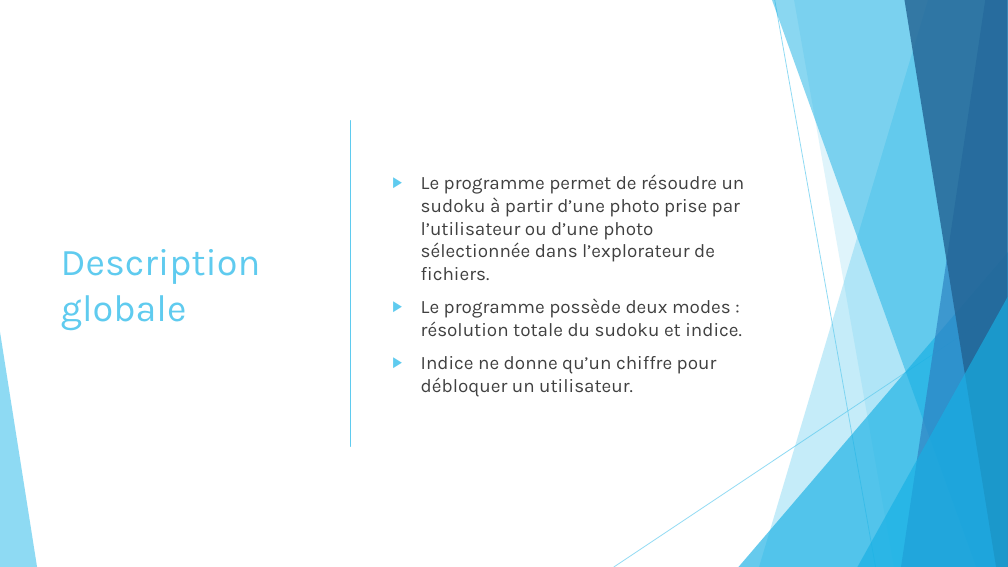
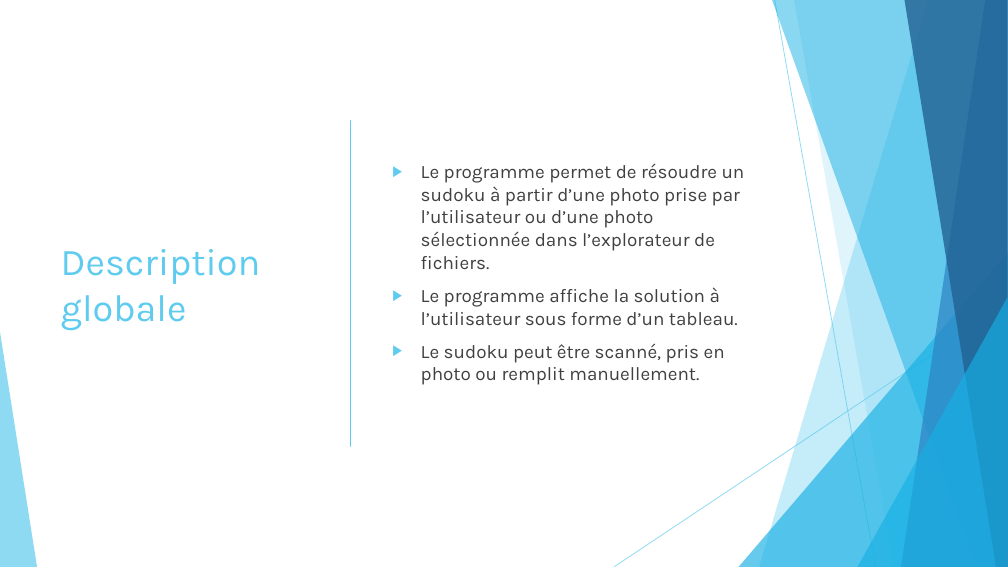
Before and after one commit to chloemuller/sudoku, a slide deck: slide 2 of slide_présentation.pptx. Drawn at 1008x567 pixels with LibreOffice and Linux fonts; fonts in the diff are those of the drawing. Boxes give left, top, right and bottom in pixels: in the first picture for what was removed or moved away, otherwise in the second. Text is boxed around its words. In the diff, an @@ line names an element or a change of style, - is before the commit and + after.

Commit message:
powerpoint

```diff
--- a/slide_présentation.pptx
+++ b/slide_présentation.pptx
@@ text at (x1=421, y1=287, x2=738, y2=385): text changed @@
-▶ Le programme possède deux modes : résolution totale du sudoku et indice.
-▶ Indice ne donne qu’un chiffre pour débloquer un utilisateur.
+▶ Le programme affiche la solution à l’utilisateur sous forme d’un tableau.
+▶ Le sudoku peut être scanné, pris en photo ou remplit manuellement.
```
Also in this commit, not shown: 1 other slide changed, 6 slides added, 1 slide removed.
